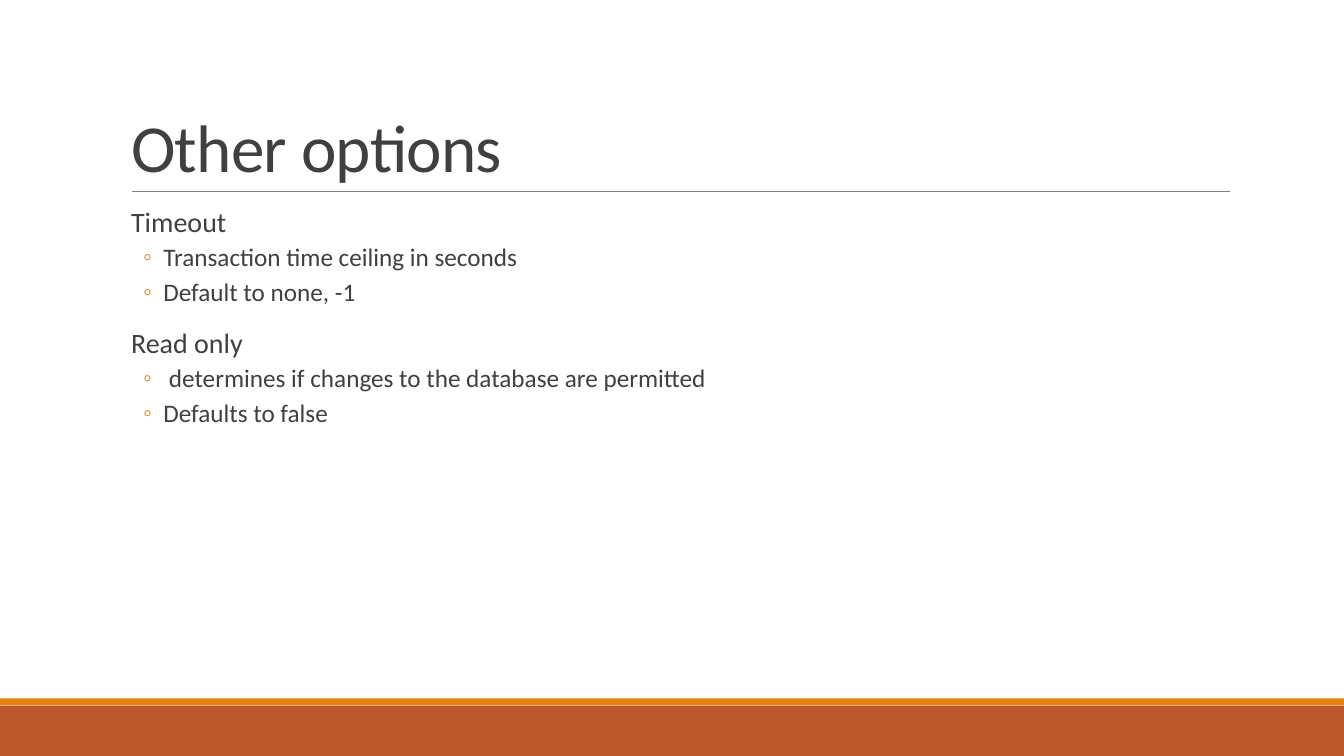
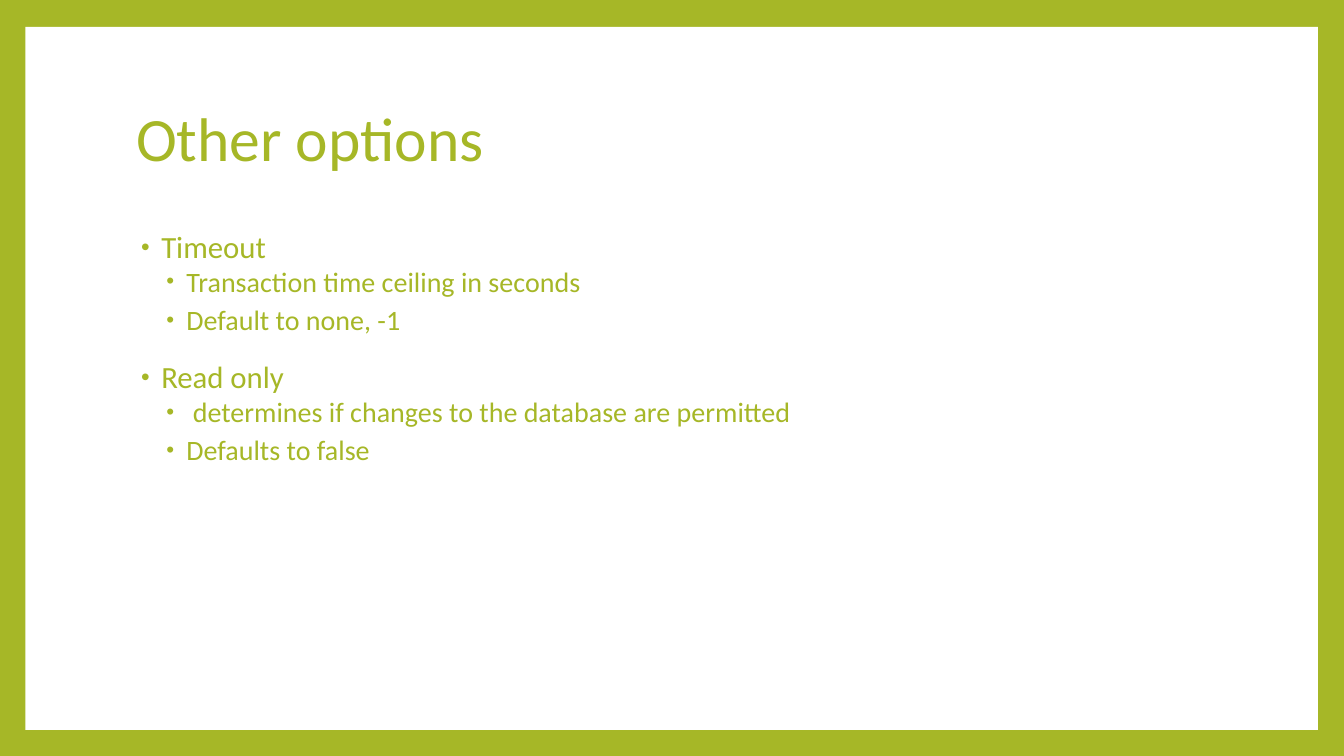
Before and after one commit to minhcnrs/JAVA_Course_Spring_Training, a slide deck: slide 9 of course/Spring-Day4.pptx. Drawn at 1344x756 pixels with LibreOffice and Linux fonts; fonts in the diff are those of the drawing. Boxes give left, top, right and bottom in pixels: in the first picture for what was removed or moved away, otherwise in the second. Text is boxed around its words. In the diff, an @@ line names an element or a change of style, - is before the commit and + after.

```diff
--- a/course/Spring-Day4.pptx
+++ b/course/Spring-Day4.pptx
@@ background #FFFFFF to #A6B727 @@
@@ rectangle added at (25,27,1318,730), fill #FFFFFF @@
@@ title "Other options": place and size @@
-title "Other options" at (131,125,502,183)
+title "Other options" at (136,118,484,171)
@@ title "Other options" at (136,118,484,171): size 48 to 44 pt, text colour #404040 to #A6B727, letter spacing -0.5 to 0 pt; line spacing 0.85 to 0.9; vertical alignment bottom to middle @@
@@ line removed from (132, 192) to (1231, 192) @@
@@ text "Timeout": place and size @@
-text "Timeout" at (131,212,706,422)
+text "Timeout" at (161,237,790,460)
@@ text "Timeout" at (161,237,790,460): size 20 to 22 pt in "Timeout", "Read only"; text colour #404040 to #A6B727; size 18 to 20 pt in "Transaction time ceiling in seconds", "Default to none, -1", "determines if changes to the database are ...", "Defaults to false"; bullet   to •; bullet colour #E48312 to #A6B727; bullet ◦ to • @@
@@ rectangle removed at (0,706,1344,756) @@
@@ rectangle removed at (0,699,1344,706) @@
```
Also in this commit, not shown: 31 other slides changed, 8 other files.
